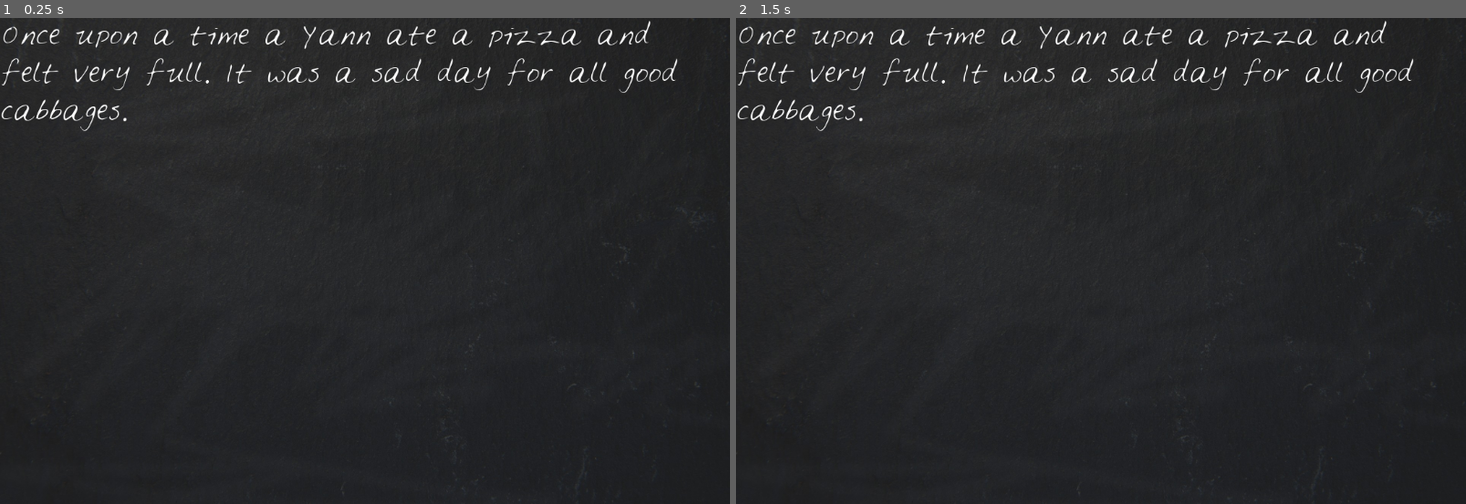
Above: before the commit, frames 1-2 (left to right).
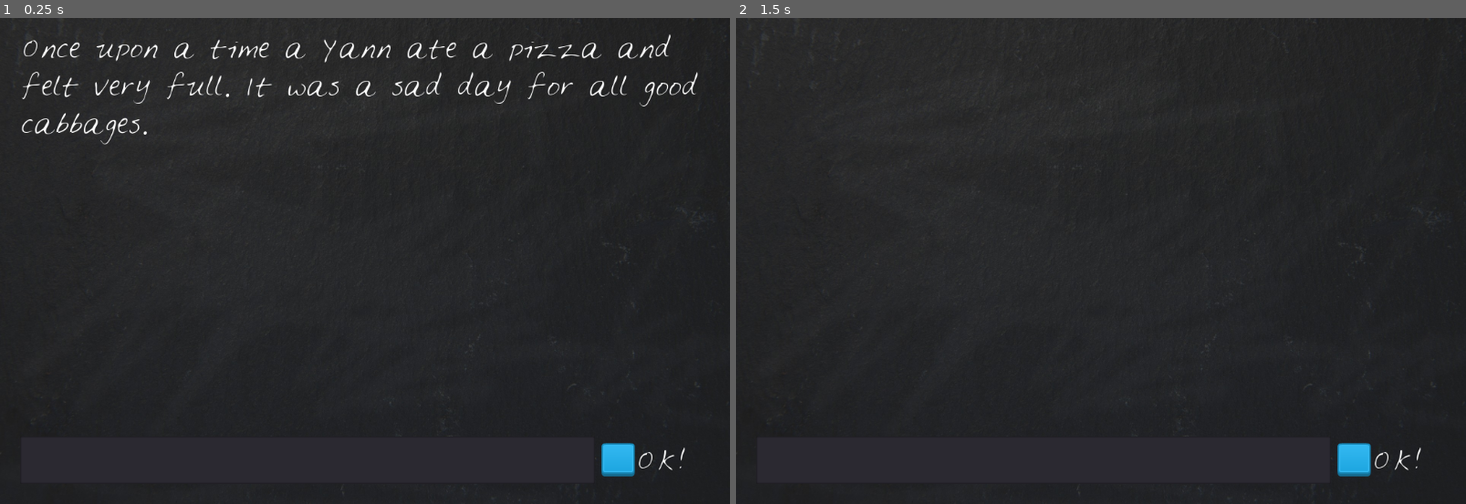
Above: after the commit, the same moments.

Repository: DiscoveringGodot/2_Loony_Lips
Game: Godot game, scene res://LoonyLips.tscn
The game is run twice, just before and just after one commit, with the same random seed, the same clock (stepped at 60 frames per second) and the same inputs.
Inputs (mouse positions are in pixels of both pictures, inside the frame that each line leads up to):
- Up to frame 1 (0.25 s): no input
- Up to frame 2 (1.5 s): click (1356, 460) at 0.5 s, where only the run after the commit has a clickable "OK!"; click (1356, 460) at 1.25 s, where only the run after the commit has a clickable "OK!"

The runs differ from the first frame. In frame 1, 3.7% of the frame differs, in the area x 0-96%, y 0-95%; in frame 2, 2.1%.

Commit message:
4 - LineEdit - Text From The Player

Diff:
--- a/LoonyLips.gd
+++ b/LoonyLips.gd
@@ -3,5 +3,13 @@
 func _ready():
 	var prompt = ["Yann", "pizza", "full", "sad", "cabbages"]
 	var story = "Once upon a time a %s ate a %s and felt very %s. It was a %s day for all good %s."
-	#$Blackboard/StoryText.text = story % prompt
-	$Blackboard/StoryText.bbcode_text = story % prompt
+	$Blackboard/StoryText.text = story % prompt
+	$Blackboard/TextBox.text = ""
+
+func _on_TextureButton_pressed():
+	var new_text = $Blackboard/TextBox.get_text()
+	_on_TextBox_text_entered(new_text)
+
+func _on_TextBox_text_entered(new_text):
+	$Blackboard/StoryText.text = new_text
+	$Blackboard/TextBox.text = ""
--- a/LoonyLips.tscn
+++ b/LoonyLips.tscn
@@ -1,8 +1,10 @@
-[gd_scene load_steps=5 format=2]
+[gd_scene load_steps=7 format=2]
 
 [ext_resource path="res://LoonyLips.gd" type="Script" id=1]
 [ext_resource path="res://gfx/blackboard.jpg" type="Texture" id=2]
 [ext_resource path="res://gfx/Feltpen.ttf" type="DynamicFontData" id=3]
+[ext_resource path="res://gfx/blue_button11.png" type="Texture" id=4]
+[ext_resource path="res://gfx/blue_button12.png" type="Texture" id=5]
 
 [sub_resource type="DynamicFont" id=1]
 
@@ -40,8 +42,10 @@
 anchor_top = 0.0
 anchor_right = 0.0
 anchor_bottom = 0.0
-margin_right = 1080.0
-margin_bottom = 620.0
+margin_left = 30.0
+margin_top = 20.0
+margin_right = 1060.0
+margin_bottom = 600.0
 rect_pivot_offset = Vector2( 0, 0 )
 rect_clip_content = true
 mouse_filter = 0
@@ -55,9 +59,94 @@
 percent_visible = 1.0
 meta_underlined = true
 tab_size = 4
-text = ""
+text = "StoryText"
 scroll_active = true
 scroll_following = false
 selection_enabled = false
 override_selected_font_color = false
 _sections_unfolded = [ "BBCode", "custom_fonts" ]
+
+[node name="TextBox" type="LineEdit" parent="Blackboard" index="1"]
+
+anchor_left = 0.0
+anchor_top = 0.0
+anchor_right = 0.0
+anchor_bottom = 0.0
+margin_left = 30.0
+margin_top = 620.0
+margin_right = 880.0
+margin_bottom = 690.0
+rect_pivot_offset = Vector2( 0, 0 )
+rect_clip_content = false
+focus_mode = 2
+mouse_filter = 0
+mouse_default_cursor_shape = 1
+size_flags_horizontal = 1
+size_flags_vertical = 1
+custom_fonts/font = SubResource( 1 )
+text = "TextBox"
+focus_mode = 2
+context_menu_enabled = true
+placeholder_alpha = 0.6
+caret_blink = false
+caret_blink_speed = 0.65
+caret_position = 0
+_sections_unfolded = [ "custom_fonts" ]
+
+[node name="TextureButton" type="TextureButton" parent="Blackboard" index="2"]
+
+anchor_left = 0.0
+anchor_top = 0.0
+anchor_right = 0.0
+anchor_bottom = 0.0
+margin_left = 890.0
+margin_top = 630.0
+margin_right = 939.0
+margin_bottom = 679.0
+rect_pivot_offset = Vector2( 0, 0 )
+rect_clip_content = false
+focus_mode = 2
+mouse_filter = 0
+mouse_default_cursor_shape = 0
+size_flags_horizontal = 1
+size_flags_vertical = 1
+toggle_mode = false
+enabled_focus_mode = 2
+shortcut = null
+group = null
+texture_normal = ExtResource( 4 )
+texture_pressed = ExtResource( 5 )
+_sections_unfolded = [ "Textures" ]
+
+[node name="ButtonLabel" type="RichTextLabel" parent="Blackboard/TextureButton" index="0"]
+
+anchor_left = 0.0
+anchor_top = 0.0
+anchor_right = 0.0
+anchor_bottom = 0.0
+margin_left = 50.0
+margin_right = 150.0
+margin_bottom = 60.0
+rect_pivot_offset = Vector2( 0, 0 )
+rect_clip_content = true
+mouse_filter = 0
+mouse_default_cursor_shape = 0
+size_flags_horizontal = 1
+size_flags_vertical = 1
+custom_fonts/normal_font = SubResource( 1 )
+bbcode_enabled = false
+bbcode_text = ""
+visible_characters = -1
+percent_visible = 1.0
+meta_underlined = true
+tab_size = 4
+text = "OK!"
+scroll_active = true
+scroll_following = false
+selection_enabled = false
+override_selected_font_color = false
+_sections_unfolded = [ "custom_fonts" ]
+
+[connection signal="text_entered" from="Blackboard/TextBox" to="." method="_on_TextBox_text_entered"]
+
+[connection signal="pressed" from="Blackboard/TextureButton" to="." method="_on_TextureButton_pressed"]
